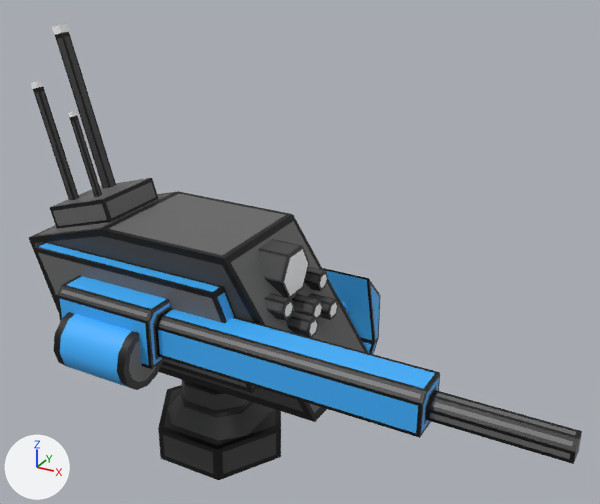
The Blender file Jacob Blender/Enemy/SpiderMech.blend as it was, and as the next commit left it.
Camera for both pictures: a 50 mm lens placed at (3.1, -4.54, 4.79), pointed at (0.27, 0.61, 2.22). The axes (+X, +Y, +Z) are drawn at lower left. The lights are the same throughout.

In view in the first picture: 'Foot', 'Leg Base', 'Spider Mech Gun', 'Spider Mech Mag', 'Spider Torso'.
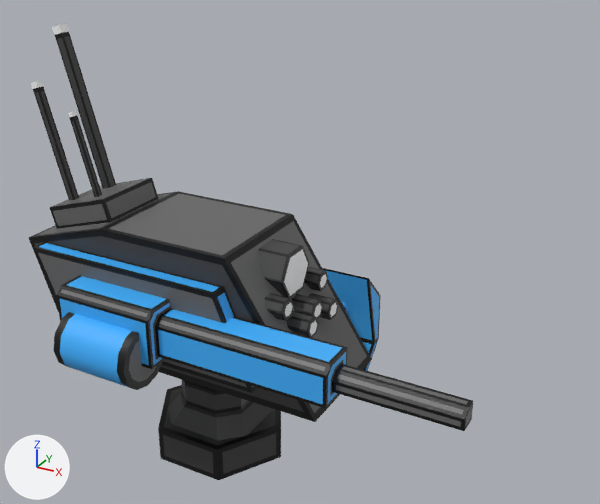
Pixel boxes [x1, y1, x2, y2] of what changed, in the pictures (600 x 504 px):
'Spider Mech Gun', reshaped (44% narrower, 30% shorter)
    before: [57, 276, 582, 464]
    after: [57, 276, 348, 408]
'Spider Mech Gun.001', added
    after: [332, 364, 473, 431]
part 1 of me_cube_015, cut back
    before: [319, 345, 582, 464]
    after: [319, 345, 348, 408]

The change in detail:
me_cube_015 is used by ob_spider_mech_gun; location (-0.626, -0.634, 2.06).
me_cube_015 had 210 vertices, 207 faces and spanned x -0.23..3.26, y -0.21..0.21, z -0.21..0.21.
me_cube_015 now has 160 vertices, 151 faces and spans x -0.23..1.83, y -0.21..0.21, z -0.21..0.21.
Part 1, on me_cube_015:
65 vertices are removed from x 2.43..3.26, y -0.06..0.06, z -0.06..0.06.
66 faces are deleted.
40 vertices in x 2.41..2.43, y -0.14..0.14, z -0.14..0.14 move by (-0.6, 0.0, 0.0).
15 vertices are added at x 1.83, y -0.06..0.06, z -0.06..0.06.
10 new faces join them.
Mesh me_cube_001 is new.
It has 65 vertices, 56 faces and spans x 1.831..2.661, y -0.064..0.064, z -0.064..0.064.
It uses material mat_spider_mech (picture img_spider_mech_texture_png).
Object 'Spider Mech Gun.001' (ob_spider_mech_gun_001) is new; it shows me_cube_001.
Its location is (-0.626, -0.634, 2.06).
